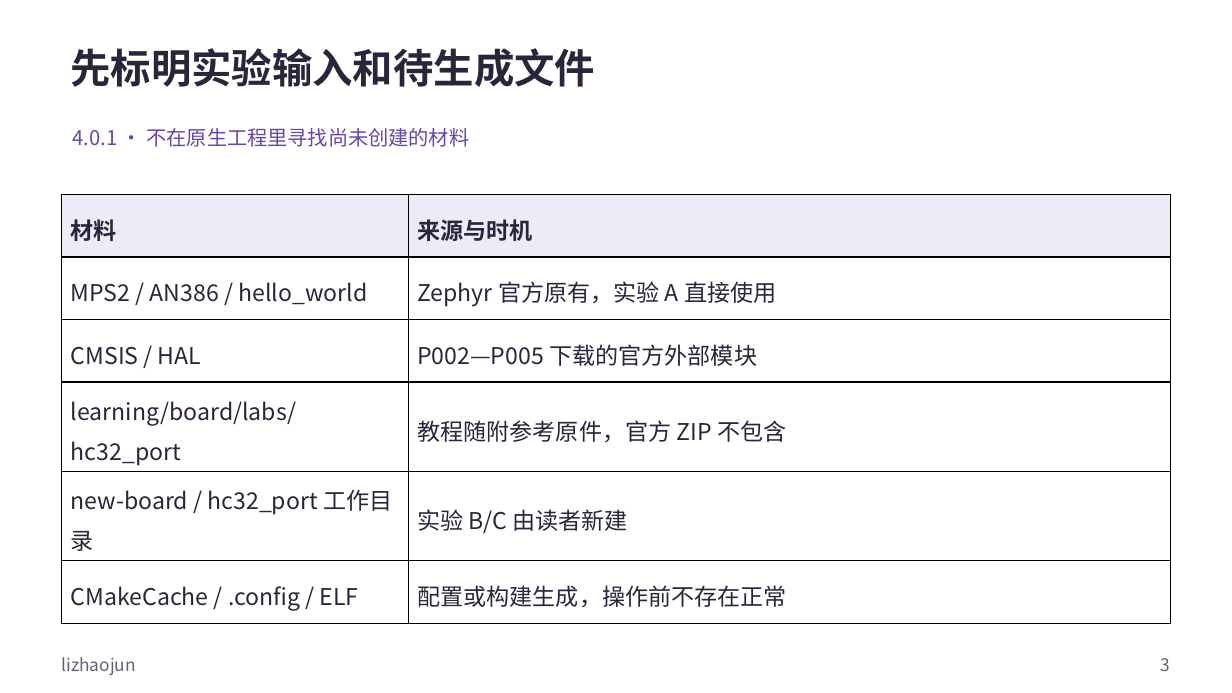
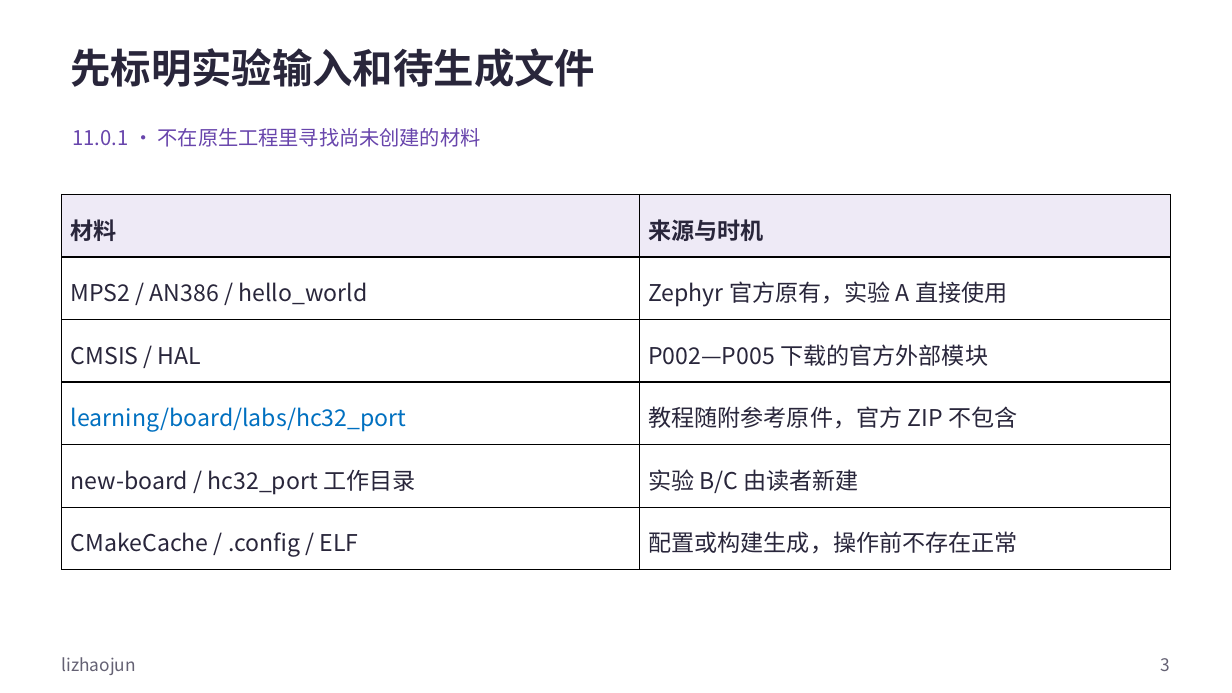
Before and after one commit to FormingSystem/zephyr_hc32f4a0, a slide deck: slide 3 of learning/P01_zephyr_make_project/slides/P011_编译示例与新增开发板_Windows.pptx. Drawn at 1232x693 pixels with LibreOffice and Linux fonts; fonts in the diff are those of the drawing. Boxes give left, top, right and bottom in pixels: in the first picture for what was removed or moved away, otherwise in the second. Text is boxed around its words. In the diff, an @@ line names an element or a change of style, - is before the commit and + after.

Commit message:
content(learning/board-labs): 统一新增板实验代码样式与导航
- 在保持完整实验命令不变的前提下统一标色，拓宽长路径表格列，并将旧 P007 命令标签校正为 P011。
- 正式 PPT 与可重建原生源同步，保留封面、媒体、批注和非正文页脚署名。

```diff
--- a/learning/P01_zephyr_make_project/slides/P011_编译示例与新增开发板_Windows.pptx
+++ b/learning/P01_zephyr_make_project/slides/P011_编译示例与新增开发板_Windows.pptx
@@ text at <box>73,128,481,147</box>: text changed @@
-4.0.1 · 不在原生工程里寻找尚未创建的材料
+11.0.1 · 不在原生工程里寻找尚未创建的材料
@@ table at <box>62,194,1171,569</box> @@
@@ text colour #29263B to #0070C0 in "learning/board/labs/hc32_port" @@
```
Also in this commit, not shown: 47 other slides changed, 49 other files.
